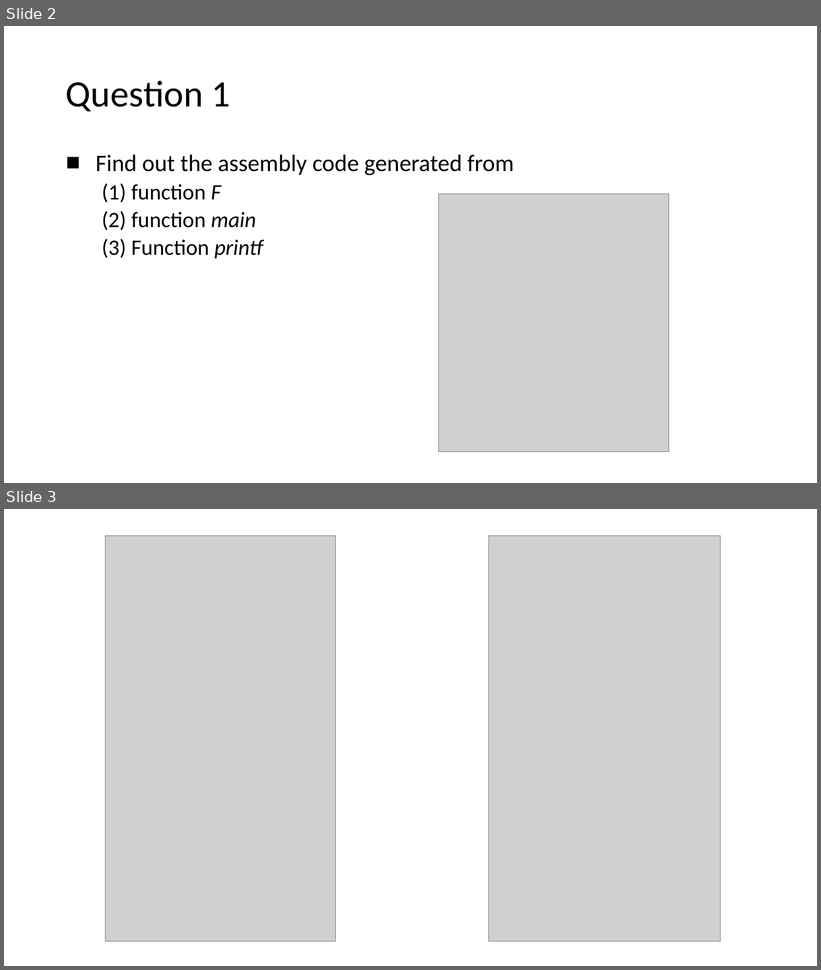
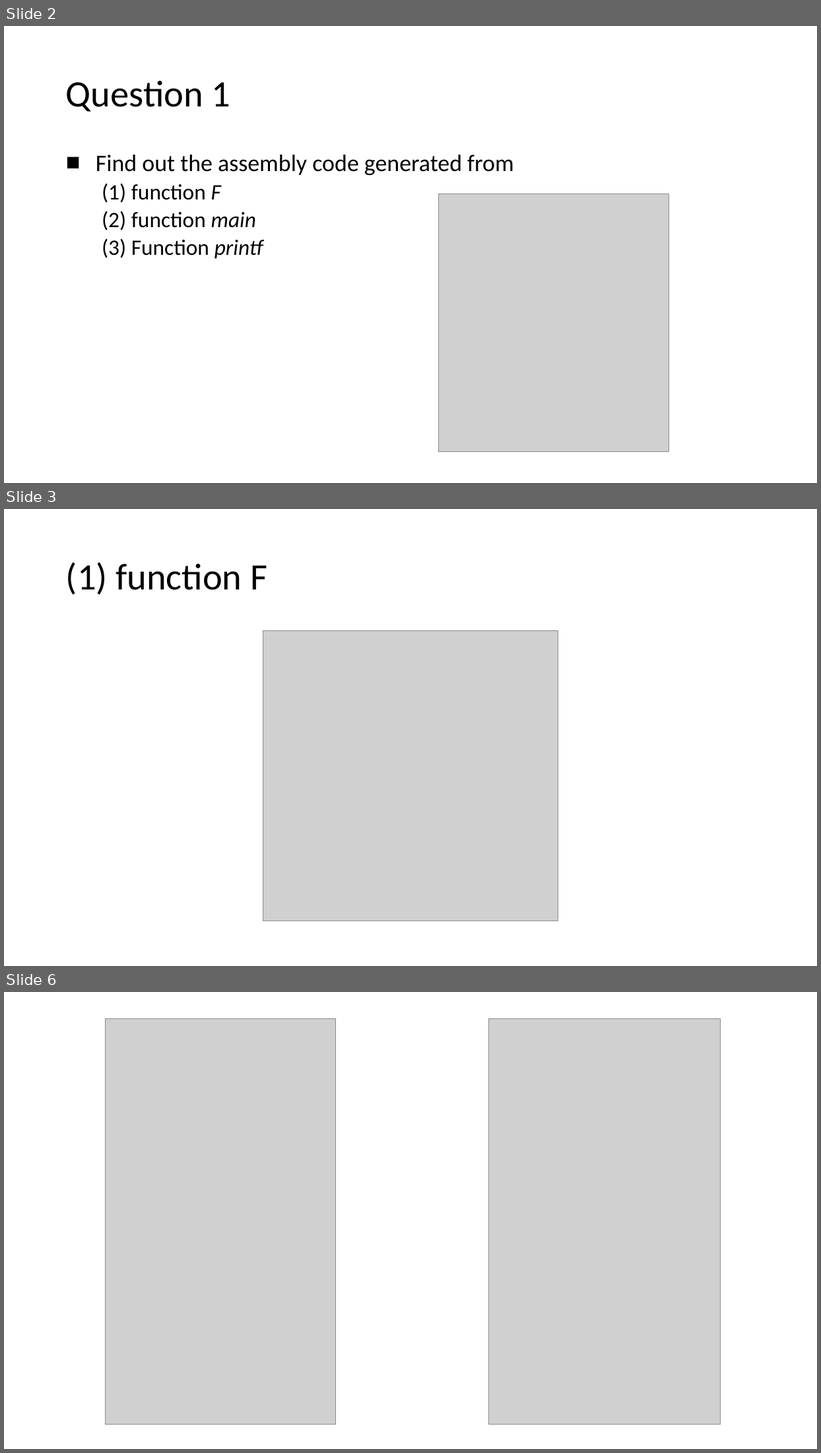
Before and after one commit to amy200377/class-compiler, a slide deck: ex02/ex02_ans.pptx. Shown one above the other, each under a label of ours: slides 2 and 3 before the commit, slides 2, 3 and 6 after it; the slides between them are not shown. The pictures are 821x970 and 821x1453 pixels, drawn with LibreOffice and Linux fonts; fonts in the diff are those of the drawing; grey boxes stand for pictures. Boxes give left, top, right and bottom in pixels: in the first picture for what was removed or moved away, otherwise in the second. Text is boxed around its words. In the diff, an @@ line names an element or a change of style, - is before the commit and + after.

```diff
--- a/ex02/ex02_ans.pptx
+++ b/ex02/ex02_ans.pptx
@@ slide 3 added at [4, 509, 817, 966], background #FFFFFF @@
@@ title added at [66, 562, 267, 595], 44 pt, text #000000 @@
+(1) function F
@@ picture added at [263, 631, 558, 921] @@
@@ what was slide 3 is now slide 6 @@
```
Also in this commit, not shown: 3 other slides added.
